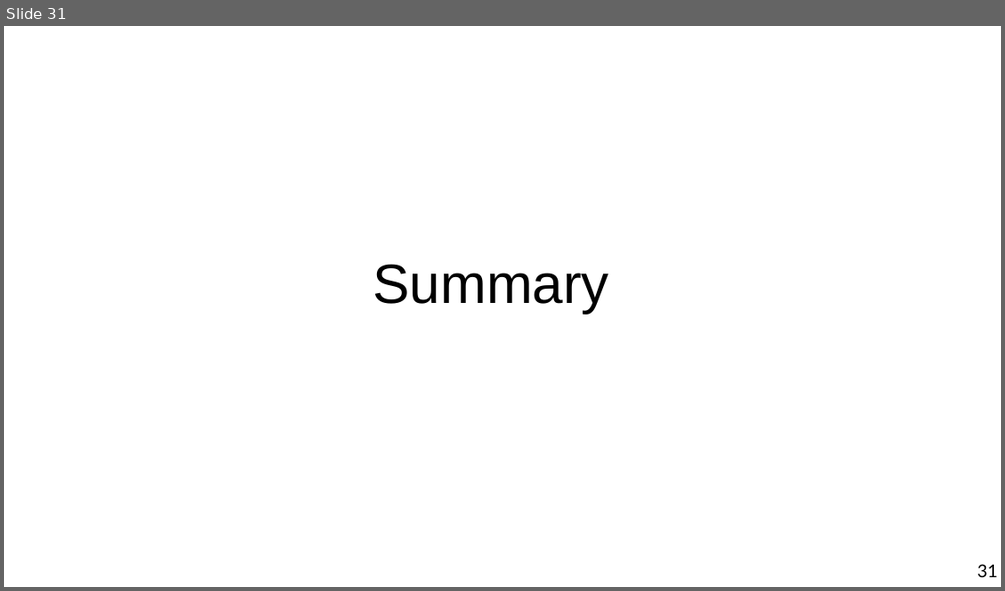
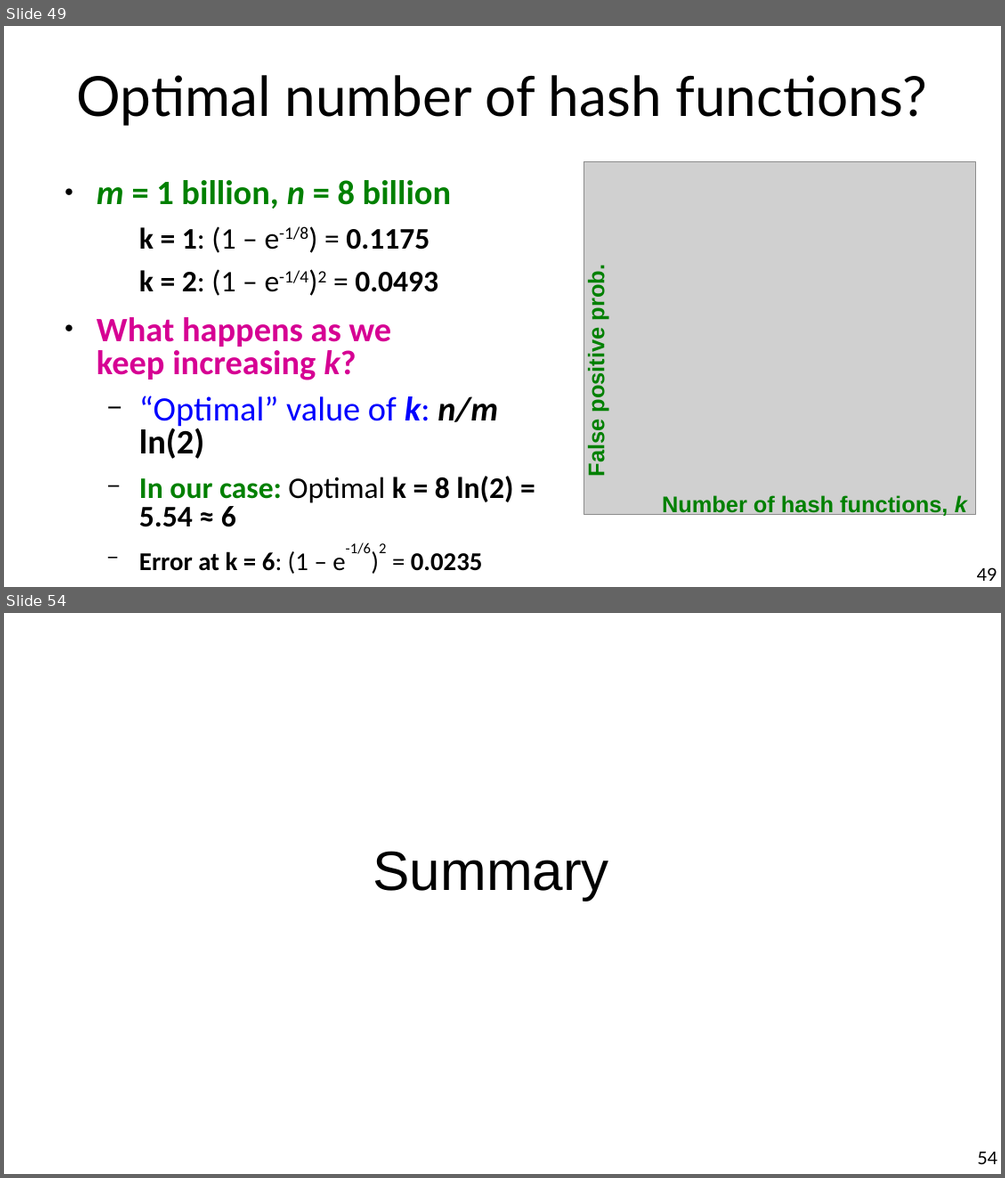
Before and after one commit to marco-calautti/data-mining-course, a slide deck: theory/tt10_streaming.odp. Shown one above the other, each under a label of ours: slide 31 before the commit, slides 49 and 54 after it; the slides between them are not shown. The pictures are 1005x591 and 1005x1178 pixels, drawn with LibreOffice and Linux fonts; fonts in the diff are those of the drawing; grey boxes stand for pictures. Boxes give left, top, right and bottom in pixels: in the first picture for what was removed or moved away, otherwise in the second. Text is boxed around its words. In the diff, an @@ line names an element or a change of style, - is before the commit and + after.

```diff
--- a/theory/tt10_streaming.odp
+++ b/theory/tt10_streaming.odp
@@ slide 49 added at [4,26,1001,587], background #FFFFFF @@
@@ title added at [77,75,928,126], 44 pt, text #000000 @@
+Optimal number of hash functions?
@@ text added at [97,180,513,573], 27.2 pt, text #000000, bold @@
+● m = 1 billion, n = 8 billion
+  k = 1: (1 – e-1/8) = 0.1175
+  k = 2: (1 – e-1/4)2 = 0.0493
+● What happens as we
+  keep increasing k?
+  − “Optimal” value of k: n/m ln(2)
+  − In our case: Optimal k = 8 ln(2) = 5.54 ≈ 6
+  − Error at k = 6: (1 – e-1/6)2 = 0.0235
@@ picture added at [583,161,976,515] @@
@@ text added at [583,270,608,475], 18 pt, text #008000, bold @@
+False positive prob.
@@ text added at [662,495,967,517], 18 pt, text #008000, bold @@
+Number of hash functions, k
@@ page number added at [977,567,997,580], 14 pt, text #000000 @@
+49
@@ what was slide 31 is now slide 54 @@
@@ page number at [977,1151,997,1164]: text changed @@
-31
+54
```
Also in this commit, not shown: 2 slides changed, 22 other slides added.
